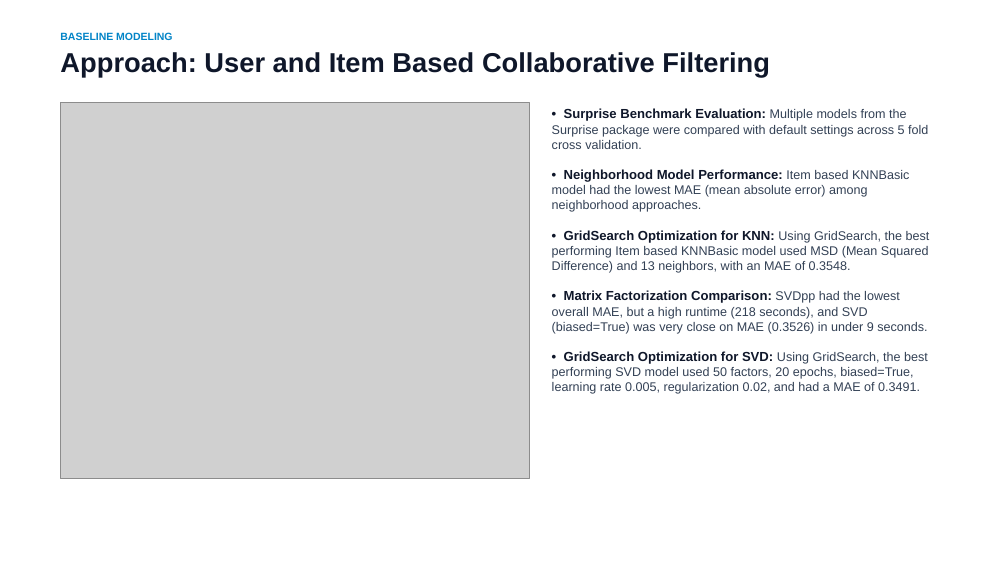
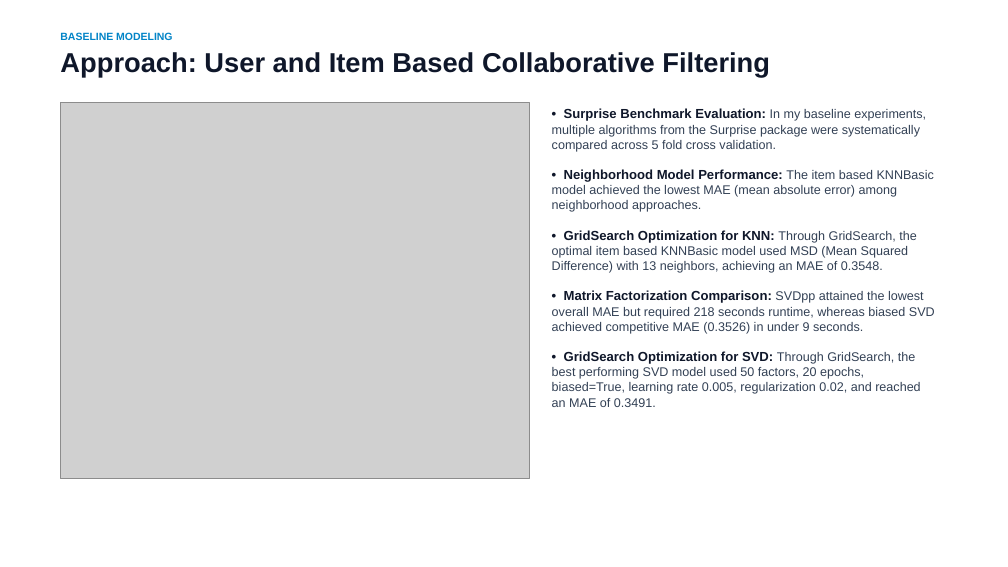
Before and after one commit to vidhyawalke/Recipe-Recommender-System, a slide deck: slide 5 of Recipe_Recommender_Presentation.pptx (slide 4 before the commit). Drawn at 1008x567 pixels with LibreOffice and Linux fonts; fonts in the diff are those of the drawing; grey boxes stand for pictures. Boxes give left, top, right and bottom in pixels: in the first picture for what was removed or moved away, otherwise in the second. Text is boxed around its words. In the diff, an @@ line names an element or a change of style, - is before the commit and + after.

```diff
--- a/Recipe_Recommender_Presentation.pptx
+++ b/Recipe_Recommender_Presentation.pptx
@@ text at bbox=[552, 108, 935, 407]: text changed @@
-• Surprise Benchmark Evaluation: Multiple models from the Surprise package were compared with default settings across 5 fold cross validation.
-• Neighborhood Model Performance: Item based KNNBasic model had the lowest MAE (mean absolute error) among neighborhood approaches.
-• GridSearch Optimization for KNN: Using GridSearch, the best performing Item based KNNBasic model used MSD (Mean Squared Difference) and 13 neighbors, with an MAE of 0.3548.
-• Matrix Factorization Comparison: SVDpp had the lowest overall MAE, but a high runtime (218 seconds), and SVD (biased=True) was very close on MAE (0.3526) in under 9 seconds.
-• GridSearch Optimization for SVD: Using GridSearch, the best performing SVD model used 50 factors, 20 epochs, biased=True, learning rate 0.005, regularization 0.02, and had a MAE of 0.3491.
+• Surprise Benchmark Evaluation: In my baseline experiments, multiple algorithms from the Surprise package were systematically compared across 5 fold cross validation.
+• Neighborhood Model Performance: The item based KNNBasic model achieved the lowest MAE (mean absolute error) among neighborhood approaches.
+• GridSearch Optimization for KNN: Through GridSearch, the optimal item based KNNBasic model used MSD (Mean Squared Difference) with 13 neighbors, achieving an MAE of 0.3548.
+• Matrix Factorization Comparison: SVDpp attained the lowest overall MAE but required 218 seconds runtime, whereas biased SVD achieved competitive MAE (0.3526) in under 9 seconds.
+• GridSearch Optimization for SVD: Through GridSearch, the best performing SVD model used 50 factors, 20 epochs, biased=True, learning rate 0.005, regularization 0.02, and reached an MAE of 0.3491.
```
Also in this commit, not shown: 5 other slides changed, 3 slides added, 2 slides removed, 2 other files.
